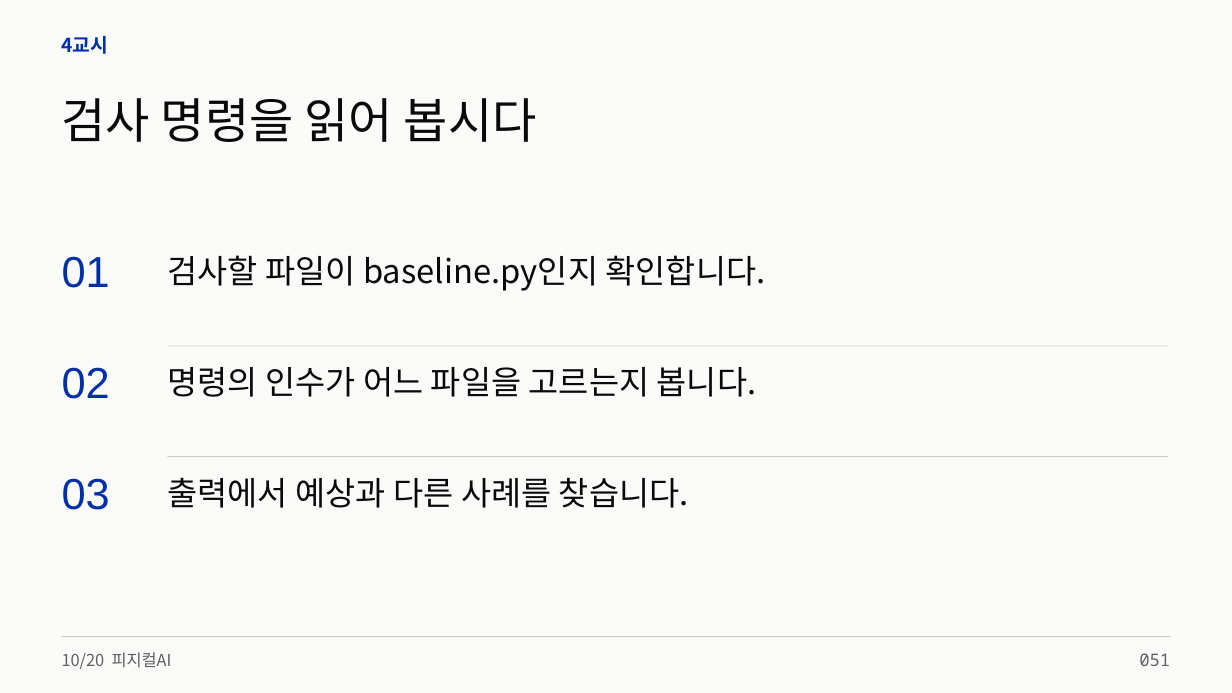
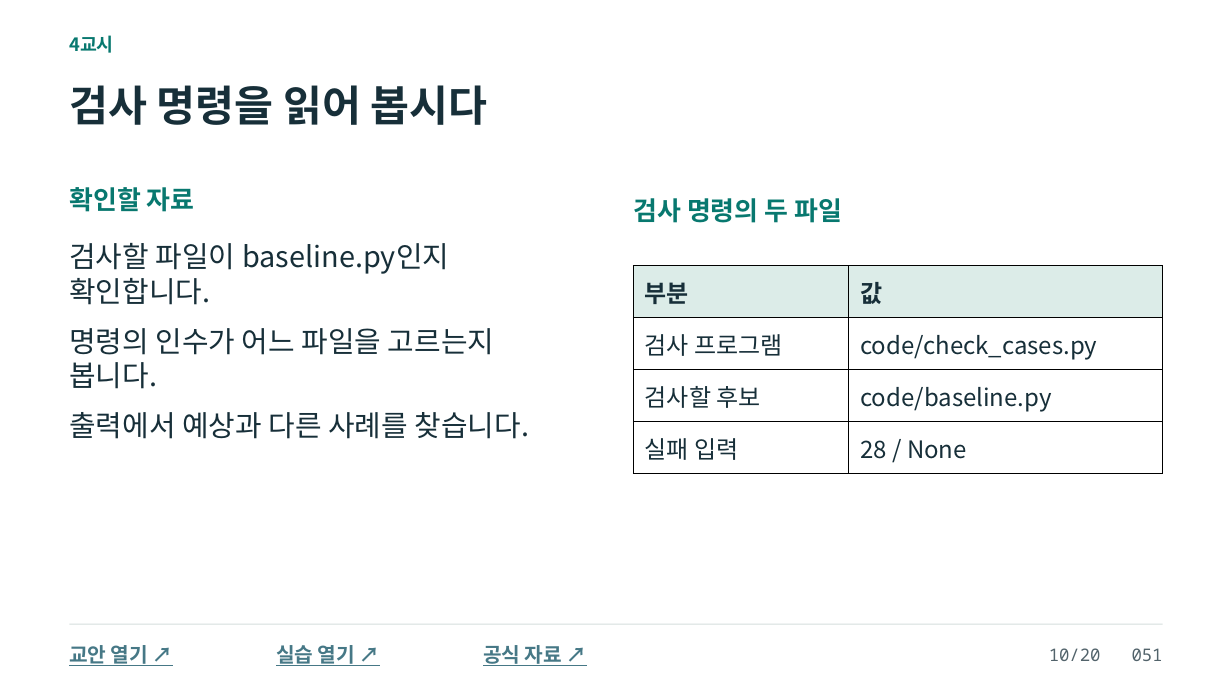
Before and after one commit to zeusk302-png/kdigital-physical-ai, a slide deck: slide 51 of downloads/2026-10-20/readable-slides.pptx. Drawn at 1232x693 pixels with LibreOffice and Linux fonts; fonts in the diff are those of the drawing. Boxes give left, top, right and bottom in pixels: in the first picture for what was removed or moved away, otherwise in the second. Text is boxed around its words. In the diff, an @@ line names an element or a change of style, - is before the commit and + after.

```diff
--- a/downloads/2026-10-20/readable-slides.pptx
+++ b/downloads/2026-10-20/readable-slides.pptx
@@ background #FAFAF8 to #FFFFFF @@
@@ text "4교시": place and size @@
-text "4교시" at <box>62,36,109,54</box>
+text "4교시" at <box>69,35,114,53</box>
@@ text "4교시" at <box>69,35,114,53</box>: size 15 to 14.2 pt, text colour #002FA7 to #08786F @@
@@ text "검사 명령을 읽어 봅시다": place and size @@
-text "검사 명령을 읽어 봅시다" at <box>62,98,537,142</box>
+text "검사 명령을 읽어 봅시다" at <box>69,85,488,125</box>
@@ text "검사 명령을 읽어 봅시다" at <box>69,85,488,125</box>: size 37.5 to 33 pt, text colour #0A0A0A to #172F39, bold on @@
@@ text added at <box>69,187,195,212</box>, 20.2 pt, text #08786F, bold @@
+확인할 자료
@@ text added at <box>633,198,843,223</box>, 20.2 pt, text #08786F, bold @@
+검사 명령의 두 파일
@@ text "검사할 파일이 baseline.py인지 확인합니다.": place and size @@
-text "검사할 파일이 baseline.py인지 확인합니다." at <box>167,255,766,291</box>
+text "검사할 파일이 baseline.py인지 확인합니다." at <box>69,243,449,305</box>
@@ text removed at <box>62,256,110,288</box> @@
-01
@@ table added at <box>633,266,1163,474</box>, 4 rows, 2 columns @@
+부분 | 값
+검사 프로그램 | code/check_cases.py
+검사할 후보 | code/baseline.py
+실패 입력 | 28 / None
@@ text "명령의 인수가 어느 파일을 고르는지 ...": place and size @@
-text "명령의 인수가 어느 파일을 고르는지 ..." at <box>167,367,757,397</box>
+text "명령의 인수가 어느 파일을 고르는지 ..." at <box>69,328,494,389</box>
@@ rectangle removed at <box>167,346,1168,347</box> @@
@@ text removed at <box>62,367,110,399</box> @@
-02
@@ size 25.5 to 22.5 pt, text colour #0A0A0A to #172F39 in 3 elements at <box>69,243,449,305</box>, <box>69,328,494,389</box>, <box>69,412,529,439</box> @@
@@ text "출력에서 예상과 다른 사례를 찾습니다.": place and size @@
-text "출력에서 예상과 다른 사례를 찾습니다." at <box>167,477,689,508</box>
+text "출력에서 예상과 다른 사례를 찾습니다." at <box>69,412,529,439</box>
@@ text removed at <box>62,478,110,510</box> @@
-03
@@ rectangle removed at <box>167,457,1168,457</box> @@
@@ rectangle: place and size @@
-rectangle at <box>62,637,1171,638</box>
+rectangle at <box>69,624,1163,625</box>
@@ rectangle at <box>69,624,1163,625</box>: fill #CECEC9 to #D5DEDD @@
@@ text removed at <box>62,652,172,669</box> @@
-10/20 피지컬AI
@@ text added at <box>69,645,148,666</box>, 15.8 pt, text #467886, bold, underline @@
+교안 열기 ↗
@@ text added at <box>276,645,355,666</box>, 15.8 pt, text #467886, bold, underline @@
+실습 열기 ↗
@@ text added at <box>483,645,562,666</box>, 15.8 pt, text #467886, bold, underline @@
+공식 자료 ↗
@@ text at <box>1049,648,1163,661</box>: text changed; text colour #606060 to #52636B @@
-051
+10/20 051
```
Also in this commit, not shown: 88 other slides changed, 14 slides added, 12 slides removed, 11 other files.
